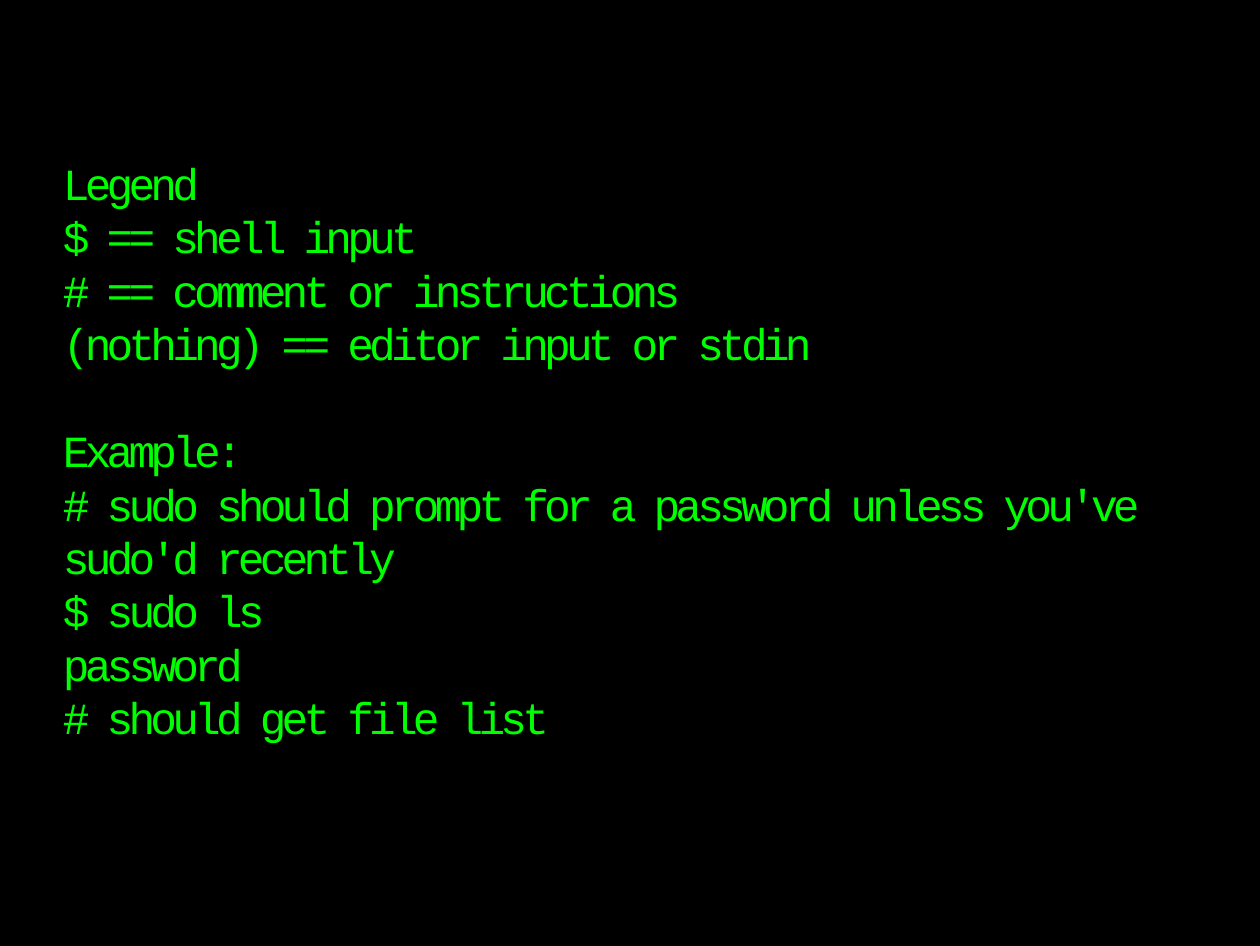
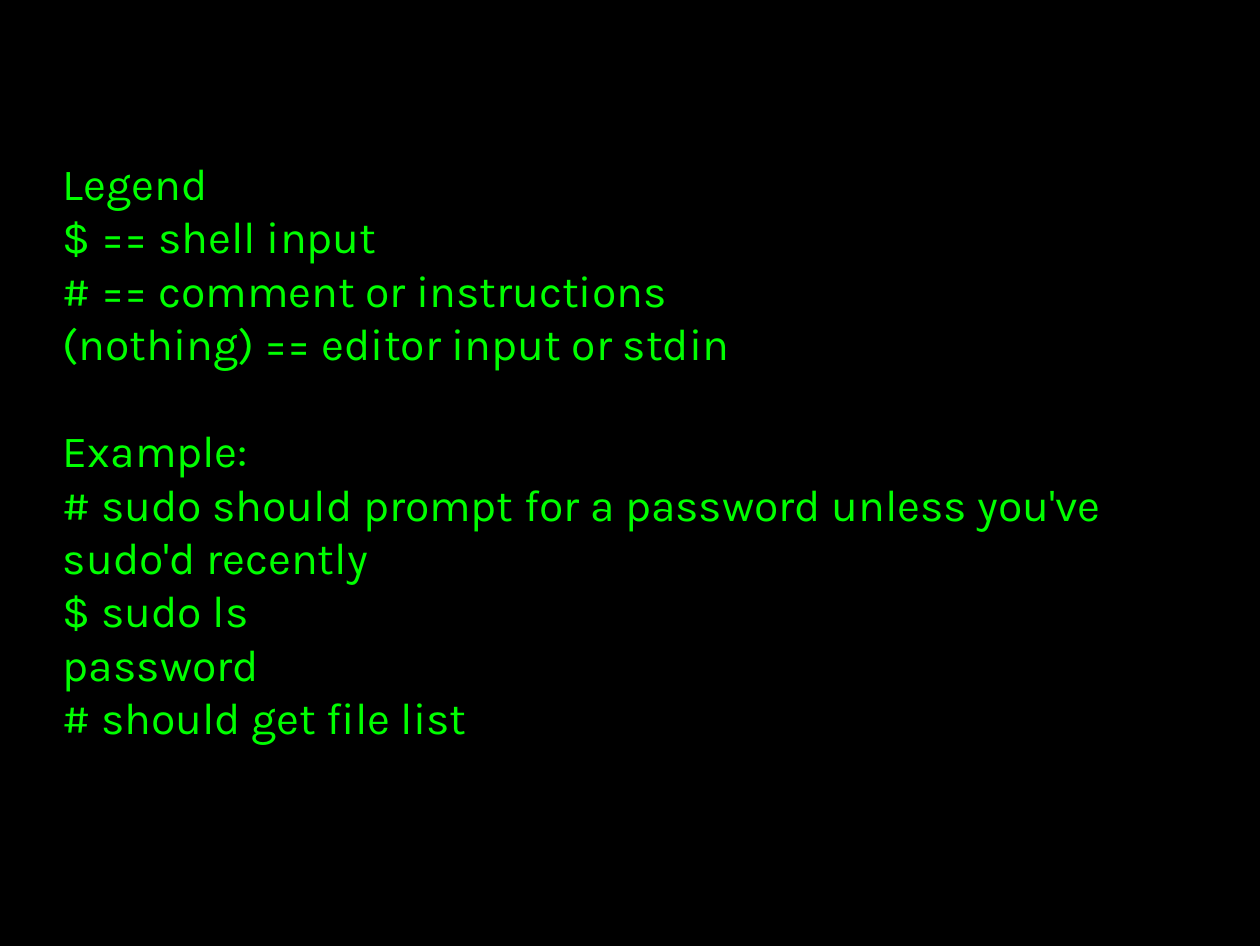
Before and after one commit to thewoolleyman/ci_for_the_rails_guy_or_gal, a slide deck: slide 44 of presentation/ci_for_the_web_2.0_guy_or_gal.odp. Drawn at 1260x946 pixels with LibreOffice and Linux fonts; fonts in the diff are those of the drawing. Boxes give left, top, right and bottom in pixels: in the first picture for what was removed or moved away, otherwise in the second. Text is boxed around its words. In the diff, an @@ line names an element or a change of style, - is before the commit and + after.

Commit message:
format fonts for linux

```diff
--- a/presentation/ci_for_the_web_2.0_guy_or_gal.odp
+++ b/presentation/ci_for_the_web_2.0_guy_or_gal.odp
@@ title "Legend $ == shell input ..." at (63,169,1101,745): font Courier New to Karla, letter spacing -3 to 0 pt @@
```
Also in this commit, not shown: 91 other slides changed, 1 slide removed.
